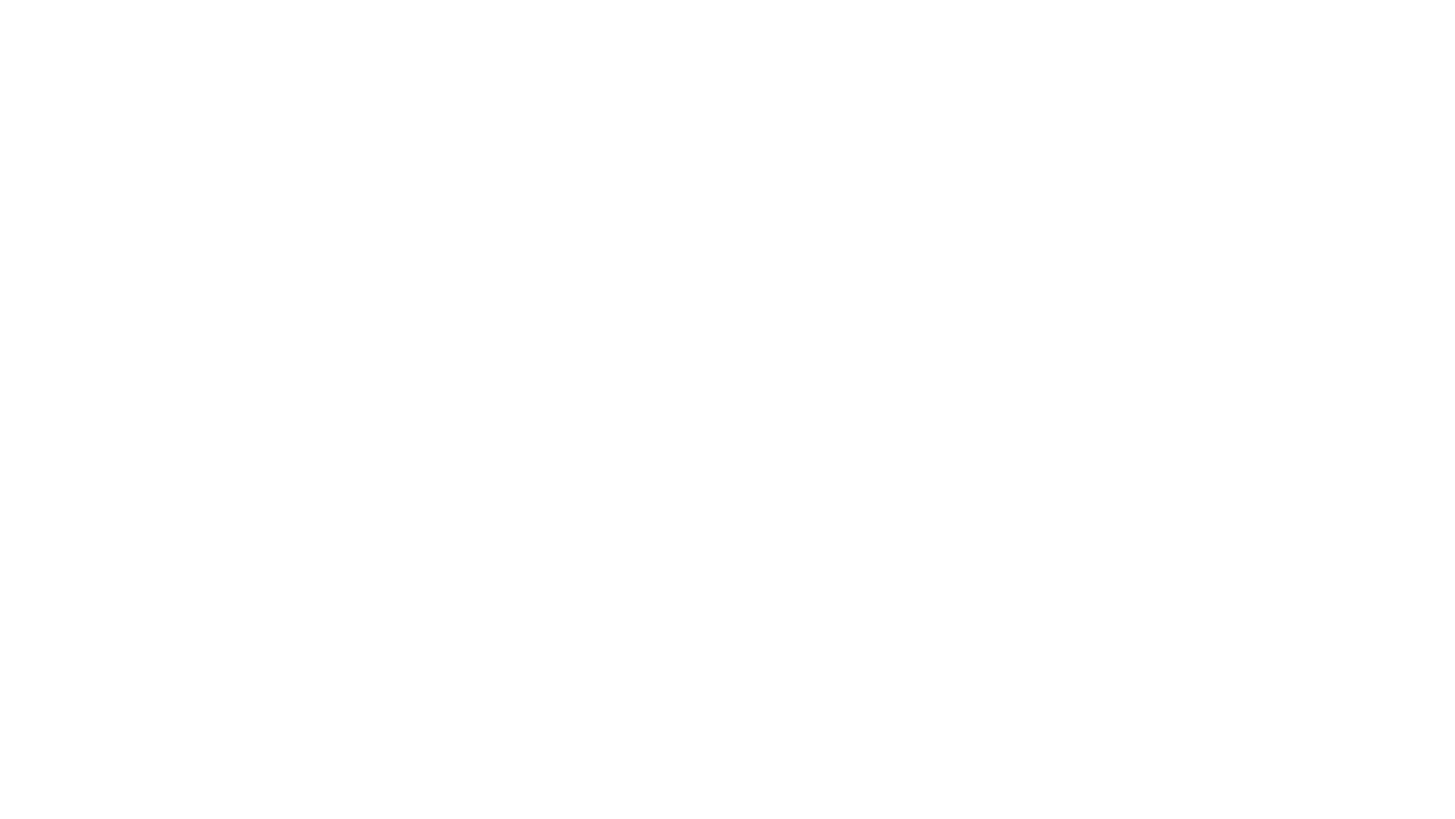
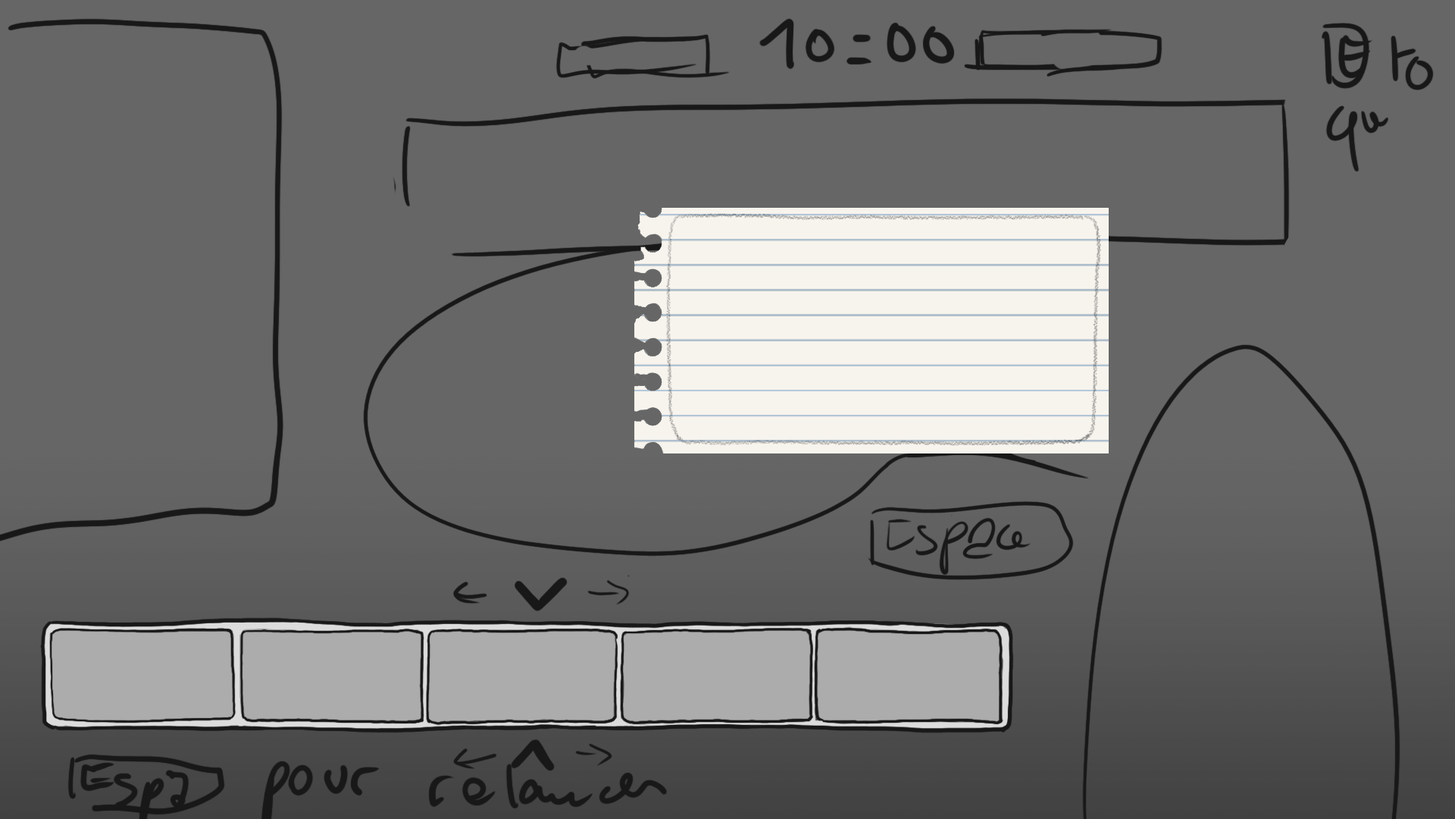
Comparing the layer stacks of the two w=1455, h=819 images. Changes:
added layer "Calque 22" above "Texte copie 5" over [634,207,1109,454]
added group "Groupe 3" (77%) with 16 layers above "Calque 21" over [0,3,1455,819]
added layer "Calque 20" (99%) in group "Groupe 3" over [0,3,1435,819]
added group "Groupe 2" with 14 layers in group "Groupe 3" over [0,38,1455,819]
added group "Groupe 1" with 10 layers in group "Groupe 2" over [40,574,1015,771]
added layer "Calque 18" in group "Groupe 1" over [453,574,630,771]
added layer "Calque 12" in group "Groupe 1" over [49,626,1005,726]
added layer "Calque 17" in group "Groupe 1" over [62,647,978,696]
added layer "Culture" in group "Groupe 1" over [817,629,1001,723]
added layer "Calque 14 copie 3" in group "Groupe 1" over [621,628,812,726]
added layer "Calque 14 copie 2" in group "Groupe 1" over [426,629,618,723]
added layer "Calque 14 copie" in group "Groupe 1" over [239,629,423,724]
added layer "Calque 14" in group "Groupe 1" over [50,629,235,722]
added layer "Calque 10" in group "Groupe 1" over [40,616,1015,733]
added layer "Calque 16" in group "Groupe 1" over [43,620,1012,731]
hid "Calque 1", moved it into group "Groupe 2", painted on it over [31,38,470,359]
added layer "Calque 19" (76%) in group "Groupe 2" over [0,451,1455,819]
added layer "Calque 21" above "Arrière-plan" over [0,0,1455,819]
hid "Arrière-plan" over [0,0,1455,819]
